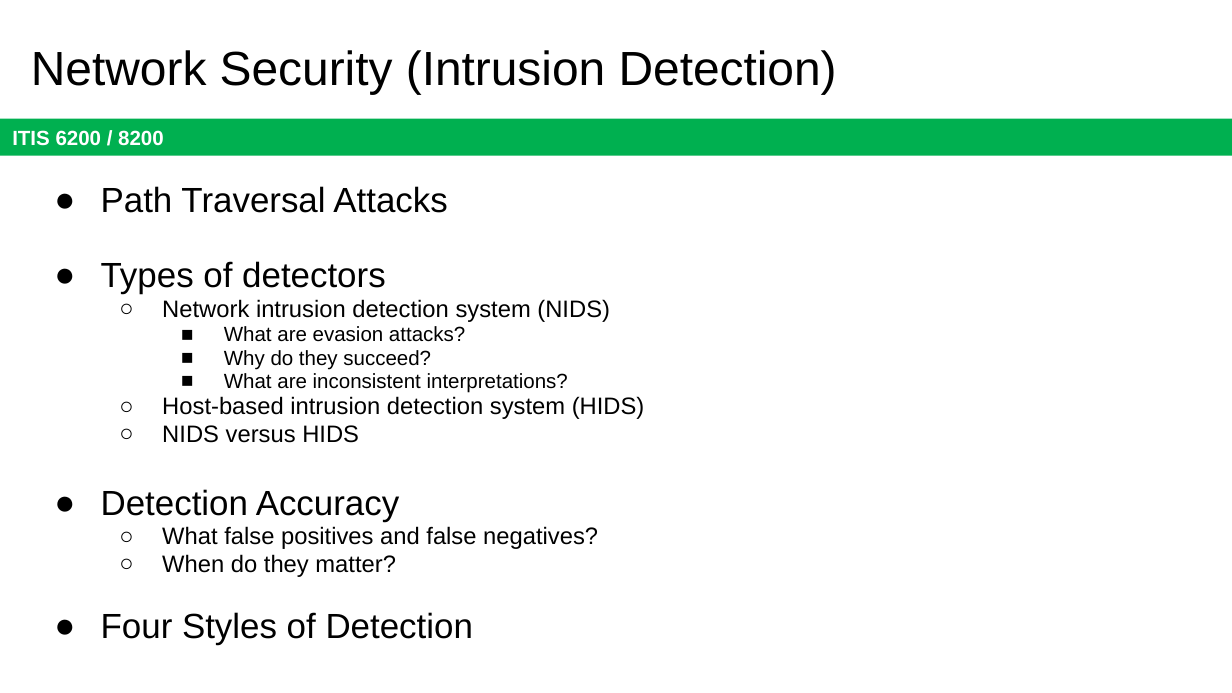
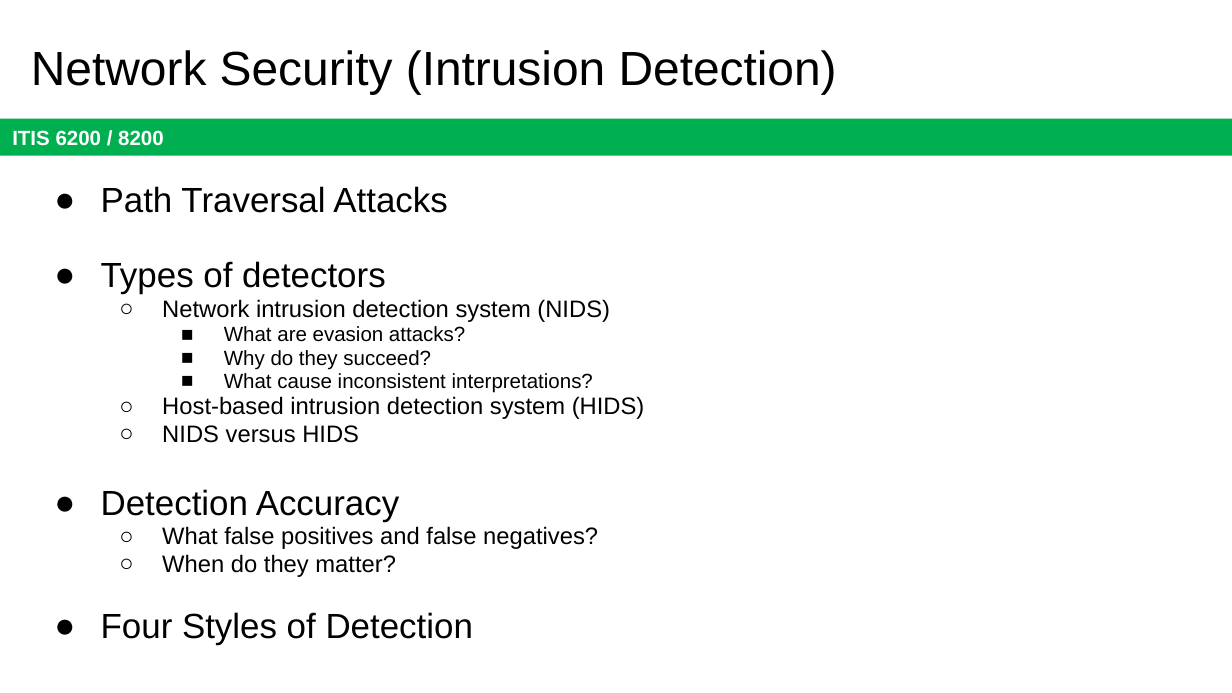
Before and after one commit to jx5c/github.io, a slide deck: slide 24 of teaching/ITIS6200/2023fa/lectures/final.review.pptx (slide 25 before the commit). Drawn at 1232x693 pixels with LibreOffice and Linux fonts; fonts in the diff are those of the drawing. Boxes give left, top, right and bottom in pixels: in the first picture for what was removed or moved away, otherwise in the second. Text is boxed around its words. In the diff, an @@ line names an element or a change of style, - is before the commit and + after.

```diff
--- a/teaching/ITIS6200/2023fa/lectures/final.review.pptx
+++ b/teaching/ITIS6200/2023fa/lectures/final.review.pptx
@@ text at [224, 373, 593, 393]: text changed @@
-    ■ What are inconsistent interpretations?
+    ■ What cause inconsistent interpretations?
```
Also in this commit, not shown: 10 other slides changed, 1 slide added, 1 slide removed, 2 other files.
